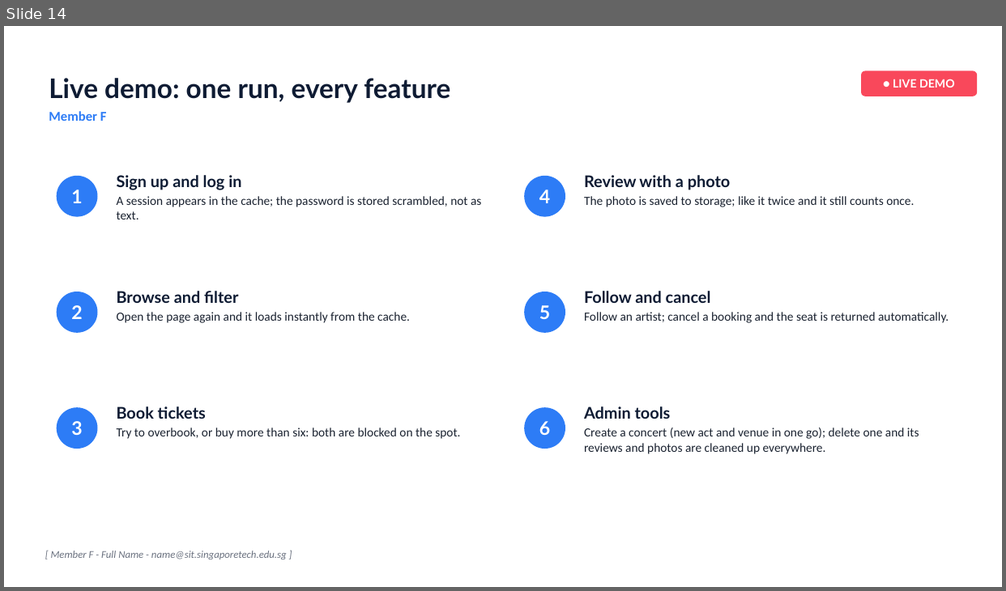
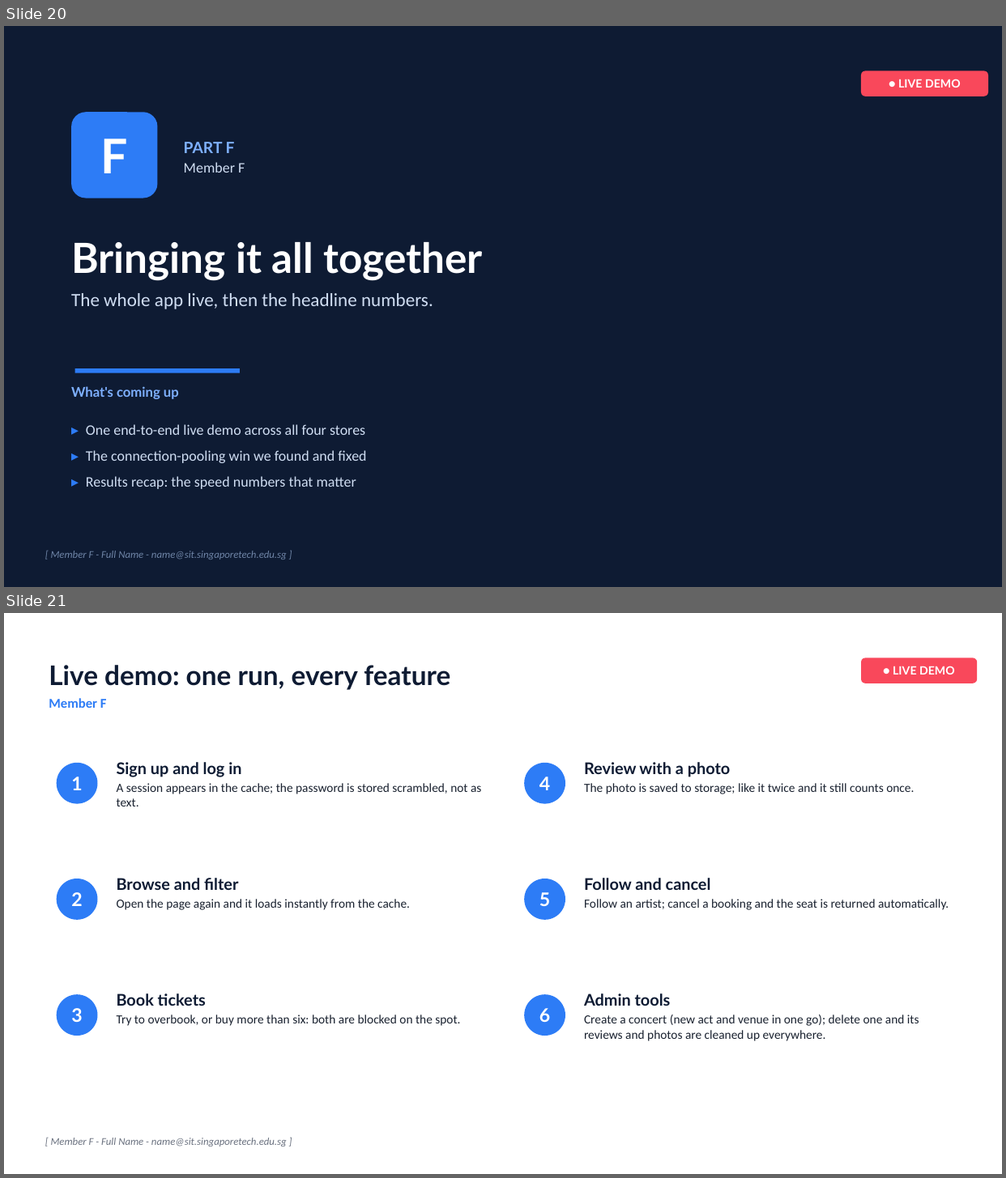
Before and after one commit to cthyuiii/GigTrack, a slide deck: GXX_Slides.pptx. Shown one above the other, each under a label of ours: slide 14 before the commit, slides 20 and 21 after it. The pictures are 1006x591 and 1006x1178 pixels, drawn with LibreOffice and Linux fonts; fonts in the diff are those of the drawing. Boxes give left, top, right and bottom in pixels: in the first picture for what was removed or moved away, otherwise in the second. Text is boxed around its words. In the diff, an @@ line names an element or a change of style, - is before the commit and + after.

Commit message:
Added connection pooling

```diff
--- a/GXX_Slides.pptx
+++ b/GXX_Slides.pptx
@@ slide 20 added at box(4, 26, 1002, 587), background #FFFFFF @@
@@ rectangle added at box(4, 26, 1002, 587), fill #0E1B33 @@
@@ rounded rectangle added at box(861, 71, 988, 96), fill #F9485B, 11 pt, text #FFFFFF, bold @@
+● LIVE DEMO
@@ rounded rectangle added at box(71, 112, 157, 199), fill #2D7CF6, 46 pt, text #FFFFFF, bold @@
+F
@@ text added at box(184, 142, 245, 173), 14 pt, text #CFDDF2 @@
+PART F
+Member F
@@ text added at box(71, 242, 482, 310), 18 pt, text #CFDDF2 @@
+Bringing it all together
+The whole app live, then the headline numbers.
@@ text added at box(71, 386, 179, 399), 13 pt, text #7EB0FF, bold @@
+What's coming up
@@ rectangle added at box(75, 369, 240, 373), fill #2D7CF6 @@
@@ text added at box(86, 425, 366, 489), 14 pt, text #CFDDF2 @@
+▸ One end-to-end live demo across all four stores
+▸ The connection-pooling win we found and fixed
+▸ Results recap: the speed numbers that matter
@@ text added at box(51, 551, 287, 560), 10 pt, text #6E84A6, italic @@
+[ Member F - Full Name - name@sit.singaporetech.edu.sg ]
@@ what was slide 14 is now slide 21 @@
```
Also in this commit, not shown: 4 slides changed, 8 other slides added, 1 slide removed, 18 other files.
